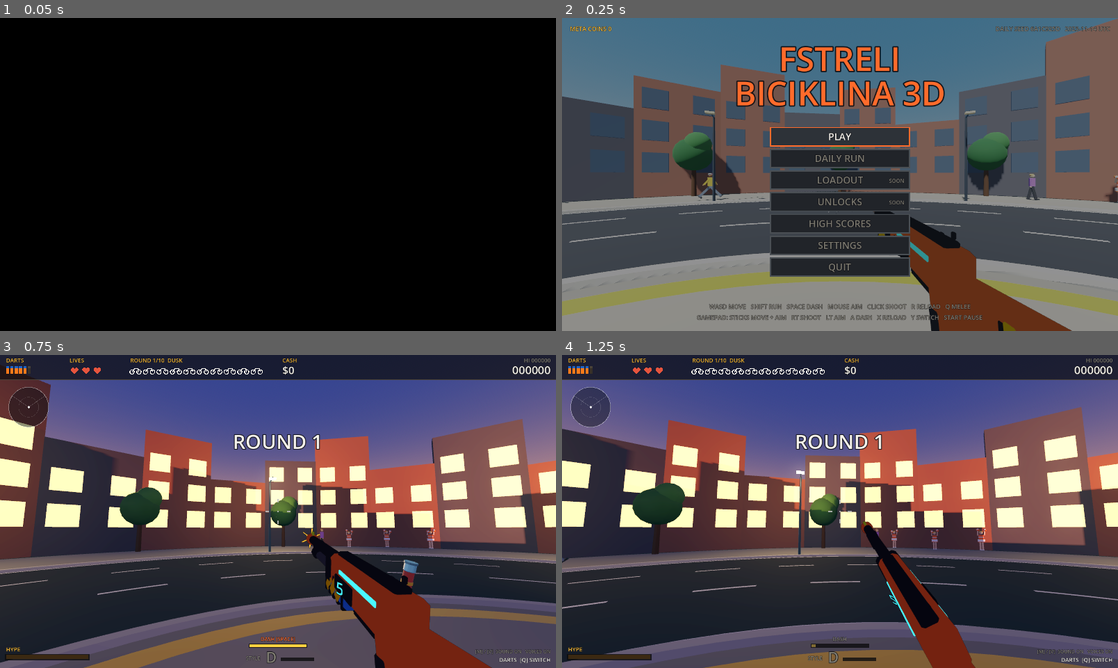
Above: before the commit, frames 1-4 (two rows, left to right).
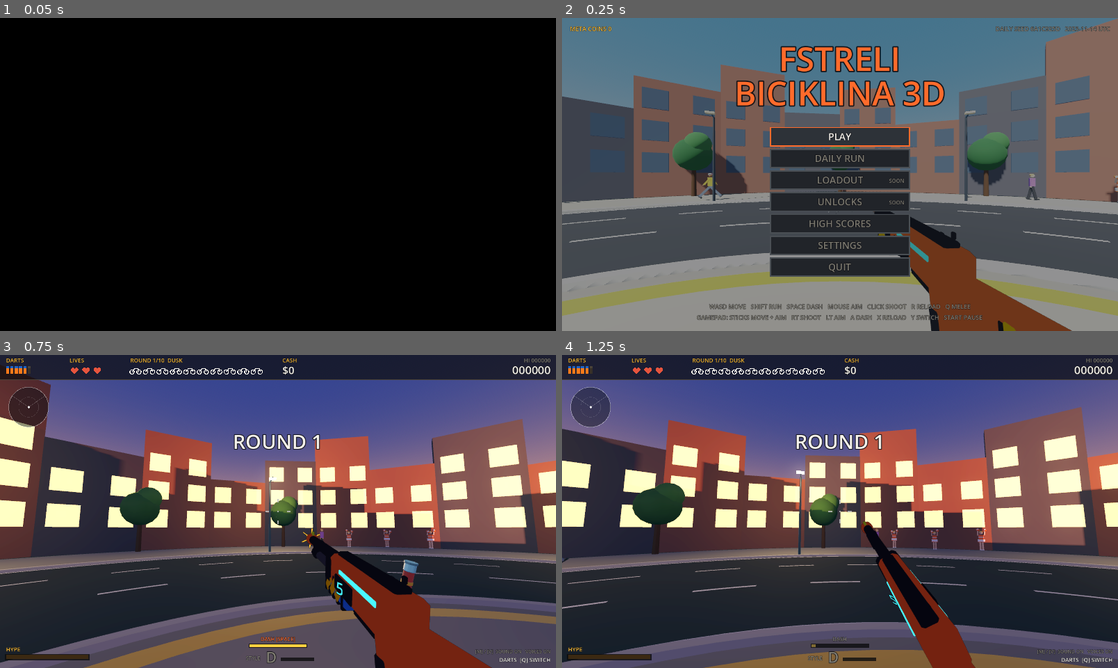
Above: after the commit, the same moments.

Repository: GVihi/FstreliBiciklina3D
Game: Godot game, scene res://main.tscn
The game is run twice, just before and just after one commit, with the same random seed, the same clock (stepped at 60 frames per second) and the same inputs.
Inputs (mouse positions are in pixels of both pictures, inside the frame that each line leads up to):
- Up to frame 1 (0.05 s): no input
- Up to frame 2 (0.25 s): no input
- Up to frame 3 (0.75 s): tap Enter at 0.5 s; move the mouse to (400, 495) at 0.52 s; hold Right from 0.53 s (still down); tap R at 0.6 s; click (400, 495) at 0.67 s
- Up to frame 4 (1.25 s): keep holding Right; tap Space at 0.77 s

Frame 1 is identical in both runs. In frame 2, 0.4% of the frame differs, in the area x 0-100%, y 38-88%; in frame 3, 0.2%; in frame 4, 0.2%.

Commit message:
Set up the DAY lighting baseline (F1)
Roadmap item: "Lighting baseline for DAY: bright sun with soft readable
shadows, light sky, tone mapping, glow on gameplay accents".

- New scripts/lighting.gd: one place for the environment (Filmic tone
  mapping, additive glow above 1.0 only) and the sun (shadow blur 2.0,
  adjusted biases). world.gd uses it; Toon.setup_glow is removed so toon.gd
  only keeps the outline code that F12 deletes.
- Content.THEMES DAY: lighter sky, warmer and stronger sun at a lower angle,
  more blue fill light so shadows stay readable.
- viewmodel.sync_env also follows the tone mapping exposure.

ACES was tried and washed the yellow kerb stripe out to white, so Filmic
stays. Checked with Godot 4.7 on a software renderer (Compatibility):
docs/screenshots/f1-day-lighting-before.png and -after.png, NIGHT unchanged;
gdlint, gdformat, arena/rider/pedestrian/boss checks and the headless load
pass. Not checked: Forward+, real hardware, frame time, glow in motion.

Co-Authored-By: Claude Sonnet 5.5 <noreply@anthropic.com>
Claude-Session: https://claude.ai/code/session_019FKUN6xdegLdhBAVrMgTUL

Diff:
--- a/scripts/content.gd
+++ b/scripts/content.gd
@@ -24,14 +24,14 @@
 static var THEMES = [
 	{
 		"name": "DAY",
-		"top": Color.html("#4f98d8"),
-		"hor": Color.html("#dbe9ee"),
-		"sun": Color.html("#fff4e0"),
-		"sun_e": 1.1,
-		"sun_x": -55.0,
-		"sun_y": -30.0,
-		"amb": Color(0.62, 0.68, 0.76),
-		"amb_e": 0.75,
+		"top": Color.html("#58a6e6"),
+		"hor": Color.html("#e4f0f5"),
+		"sun": Color.html("#fff1d6"),
+		"sun_e": 1.3,
+		"sun_x": -48.0,
+		"sun_y": -35.0,
+		"amb": Color(0.66, 0.73, 0.84),
+		"amb_e": 0.85,
 		"lamps": false,
 		"lit": 0.0
 	},
--- /dev/null
+++ b/scripts/lighting.gd
@@ -0,0 +1,29 @@
+extends RefCounted
+# Shared lighting setup for the new look (README Milestone F1, docs/ART_DIRECTION.md "Light and colour").
+# world.gd calls these once when it builds the arena; the per-theme colours and sun angle live in
+# Content.THEMES and are applied by main.gd apply_theme().
+#
+# DAY baseline: a bright sun, soft readable shadows, a light sky, Filmic tone mapping (ACES was tried and
+# washed the yellow kerb stripe out to white) and glow only on things that are brighter than the scene
+# (pickups, lamps, lit windows, telegraphs), so the glow marks gameplay accents and not the whole picture.
+
+
+static func setup_environment(env: Environment) -> void:
+	env.ambient_light_source = Environment.AMBIENT_SOURCE_COLOR
+	env.tonemap_mode = Environment.TONE_MAPPER_FILMIC
+	env.tonemap_exposure = 1.0
+	env.glow_enabled = true
+	env.glow_blend_mode = Environment.GLOW_BLEND_MODE_ADDITIVE
+	env.glow_hdr_threshold = 1.0  # only emissive things above 1.0 glow
+	env.glow_bloom = 0.0
+	env.glow_intensity = 0.6
+	env.glow_strength = 1.0
+
+
+static func setup_sun(sun: DirectionalLight3D) -> void:
+	sun.shadow_enabled = true
+	sun.directional_shadow_mode = DirectionalLight3D.SHADOW_ORTHOGONAL  # 1 shadow map instead of 4 splits
+	sun.directional_shadow_max_distance = 36.0
+	sun.shadow_blur = 2.0  # soft edges on the one shadow map, cheaper than percentage-closer soft shadows
+	sun.shadow_bias = 0.04
+	sun.shadow_normal_bias = 1.2
--- a/scripts/toon.gd
+++ b/scripts/toon.gd
@@ -72,12 +72,3 @@
 	m.set_shader_parameter("compat", 1.0 if RenderingServer.get_rendering_device() == null else 0.0)
 	mi.material_override = m
 	return mi
-
-
-static func setup_glow(env: Environment) -> void:
-	env.glow_enabled = true
-	env.glow_intensity = 0.5
-	env.glow_strength = 0.9
-	env.glow_bloom = 0.0
-	env.glow_hdr_threshold = 1.0
-	env.glow_blend_mode = Environment.GLOW_BLEND_MODE_SOFTLIGHT
--- a/scripts/viewmodel.gd
+++ b/scripts/viewmodel.gd
@@ -49,6 +49,7 @@
 	env.background_mode = Environment.BG_CLEAR_COLOR
 	env.ambient_light_source = Environment.AMBIENT_SOURCE_COLOR
 	env.tonemap_mode = world_env.tonemap_mode
+	env.tonemap_exposure = world_env.tonemap_exposure
 	env.glow_enabled = false
 	sync_env(world_env)
 
@@ -75,6 +76,7 @@
 	env.ambient_light_color = world_env.ambient_light_color
 	env.ambient_light_energy = world_env.ambient_light_energy
 	env.tonemap_mode = world_env.tonemap_mode
+	env.tonemap_exposure = world_env.tonemap_exposure
 
 
 func set_msaa(mode: int) -> void:
--- a/scripts/world.gd
+++ b/scripts/world.gd
@@ -10,7 +10,7 @@
 #   angle  180 deg   the road dives into a black tunnel block: riders enter and leave there
 
 const Util = preload("res://scripts/util.gd")
-const Toon = preload("res://scripts/toon.gd")
+const Lighting = preload("res://scripts/lighting.gd")
 
 
 static func build(root: Node3D, arena) -> Dictionary:
@@ -23,19 +23,15 @@
 	sky.sky_material = sky_mat
 	env.background_mode = Environment.BG_SKY
 	env.sky = sky
-	env.ambient_light_source = Environment.AMBIENT_SOURCE_COLOR
 	env.ambient_light_color = Color(0.6, 0.65, 0.7)
 	env.ambient_light_energy = 0.8
-	env.tonemap_mode = Environment.TONE_MAPPER_FILMIC
-	Toon.setup_glow(env)
+	Lighting.setup_environment(env)
 	var we = WorldEnvironment.new()
 	we.environment = env
 	root.add_child(we)
 
 	var sun = DirectionalLight3D.new()
-	sun.shadow_enabled = true
-	sun.directional_shadow_mode = DirectionalLight3D.SHADOW_ORTHOGONAL  # 1 shadow map instead of 4 splits
-	sun.directional_shadow_max_distance = 36.0
+	Lighting.setup_sun(sun)
 	root.add_child(sun)
 
 	out["env"] = env
Binary file added: docs/screenshots/f1-day-lighting-after.png
Binary file added: docs/screenshots/f1-day-lighting-before.png
Not shown, changed: README.md
